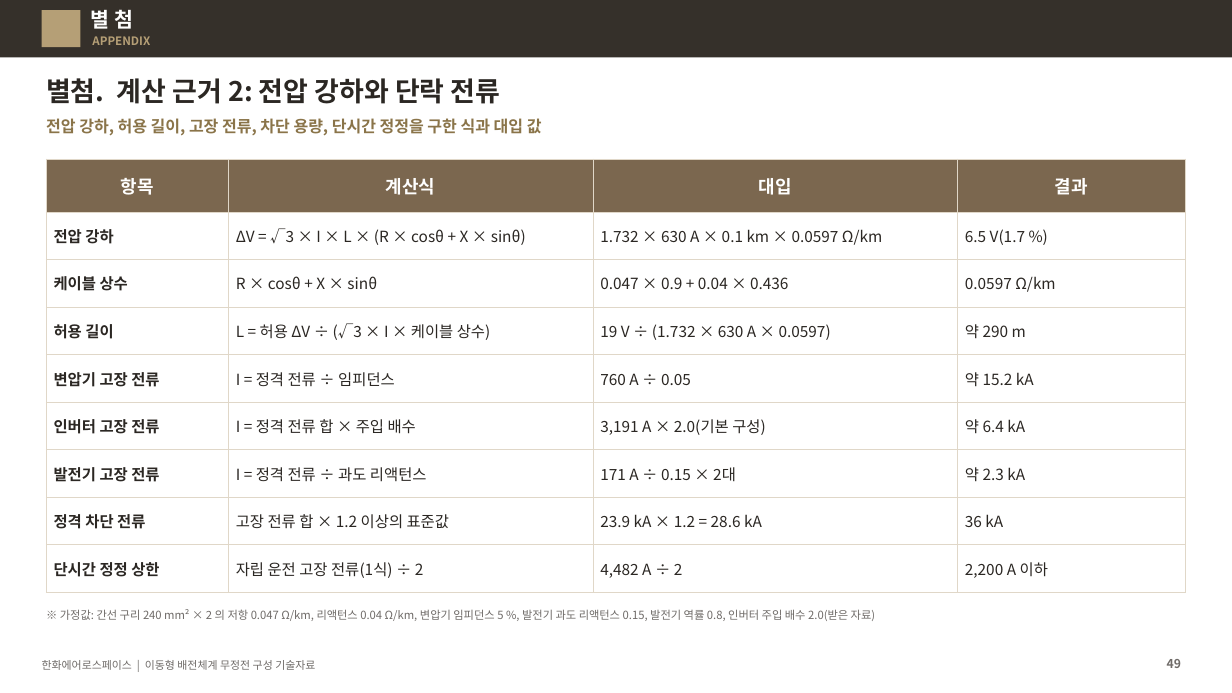
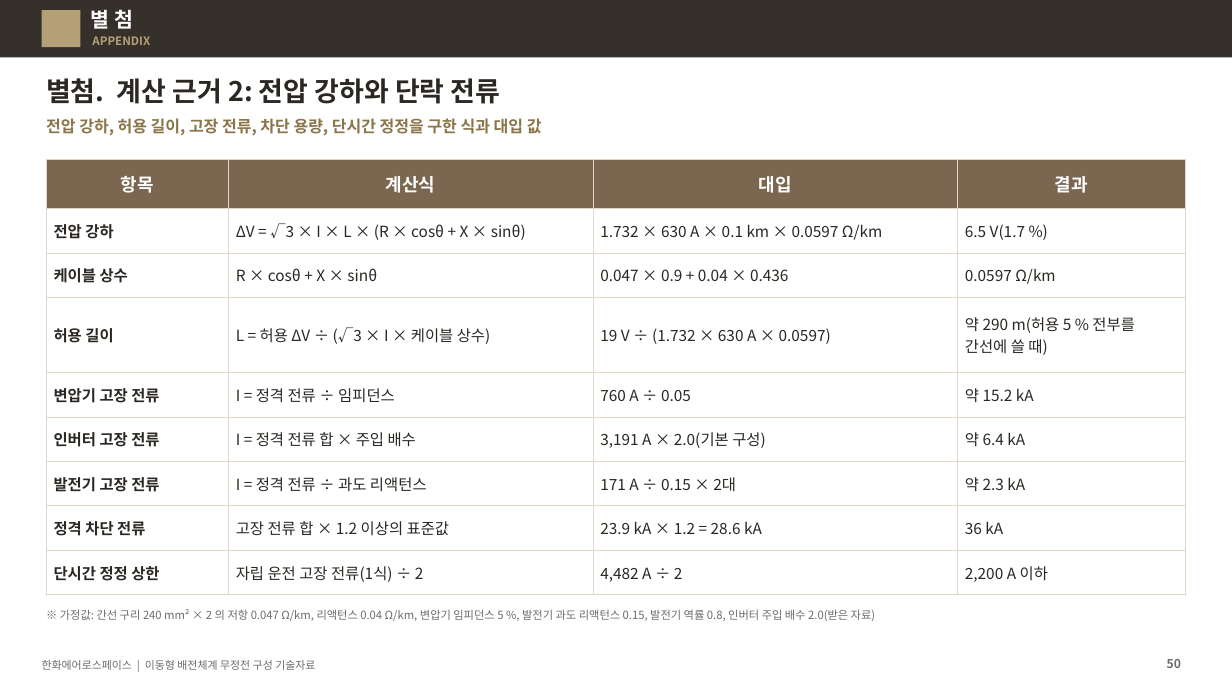
Before and after one commit to byunjd112-hue/headroom, a slide deck: slide 50 of mobile_ems/docs/out/IFPS_이동형배전체계_무정전구성_기술자료_Rev72.pptx (slide 49 before the commit). Drawn at 1232x693 pixels with LibreOffice and Linux fonts; fonts in the diff are those of the drawing. Boxes give left, top, right and bottom in pixels: in the first picture for what was removed or moved away, otherwise in the second. Text is boxed around its words. In the diff, an @@ line names an element or a change of style, - is before the commit and + after.

```diff
--- a/mobile_ems/docs/out/IFPS_이동형배전체계_무정전구성_기술자료_Rev72.pptx
+++ b/mobile_ems/docs/out/IFPS_이동형배전체계_무정전구성_기술자료_Rev72.pptx
@@ table at (x1=46, y1=159, x2=1187, y2=586) @@
-row 4, column 4: 약 290 m
+row 4, column 4: 약 290 m(허용 5 % 전부를 간선에 쓸 때)
@@ page number at (x1=1167, y1=659, x2=1181, y2=668): text changed @@
-49
+50
```
Also in this commit, not shown: 16 other slides changed, 2 slides added, 4 other files.
